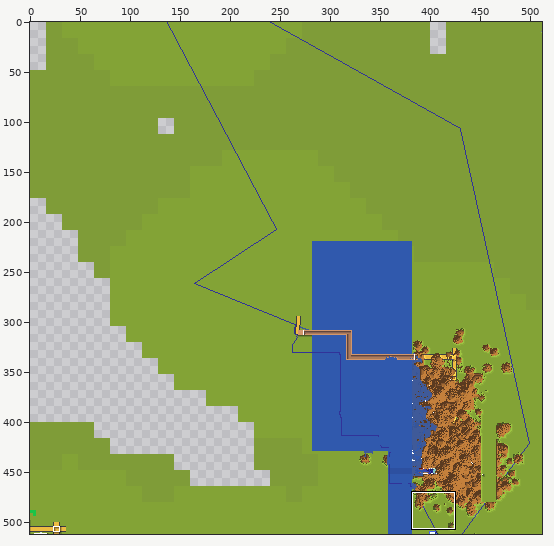
Sprite sheet -- tiles/4,-5.png. Above: a wide view before the commit, with the close-up outlined.
Close-up. First the earlier version:
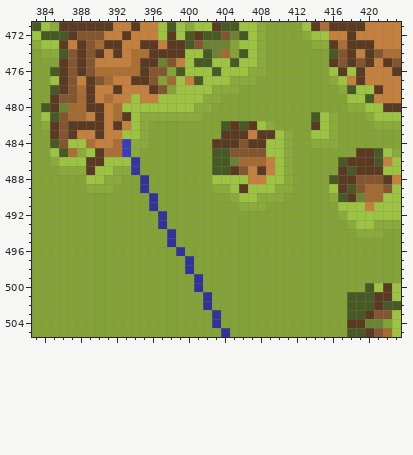
The file is 512x512 pixels. Colours within 5 levels of each other are drawn and written as one. Shown: x 383..423, y 471..505. The commit also changed other parts of the picture, which this record leaves out.
Once edited:
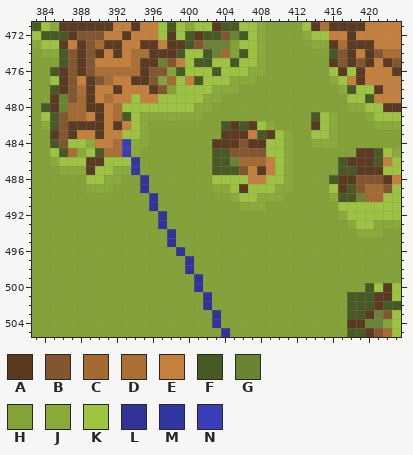
Palette (. is transparent): A #5a3a20  B #845630  C #a36a32  D #ab6f34  E #c4803c  F #485a23  G #6a8433  H #83a336  J #8aab39  K #9dc441  L #313399  M #3336a1  N #3b3db8
The edit:
y 474: x 399 A -> F
y 475: x 386 A -> F
y 479: x 386 B -> G
y 481: x 393 A -> F
y 482: x 385 A -> F
y 483: x 408 A -> F
y 484: x 389 D -> J
y 485: x 390 A -> F
y 487: x 405 A -> F; x 417 A -> F
y 490: x 418 A -> F
y 491: x 420 E -> K
y 503: x 421 B -> G
Where, in picture pixels (left, top, right, bottom), the same in both close-ups:
changed: (176, 49, 185, 58)
changed: (50, 58, 68, 130)
changed: (86, 112, 131, 157)
changed: (230, 130, 266, 175)
changed: (338, 166, 374, 211)
changed: (374, 310, 383, 319)
